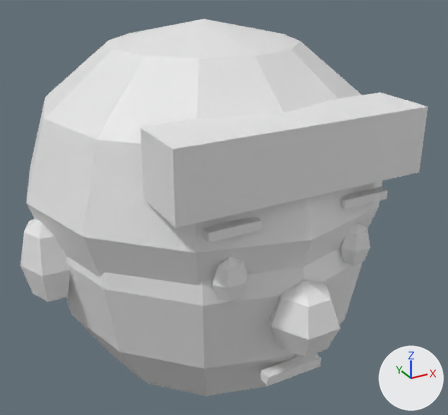
One commit to the OBJ model assets/models/citizens/head_0.obj: the scene before it, then after it.
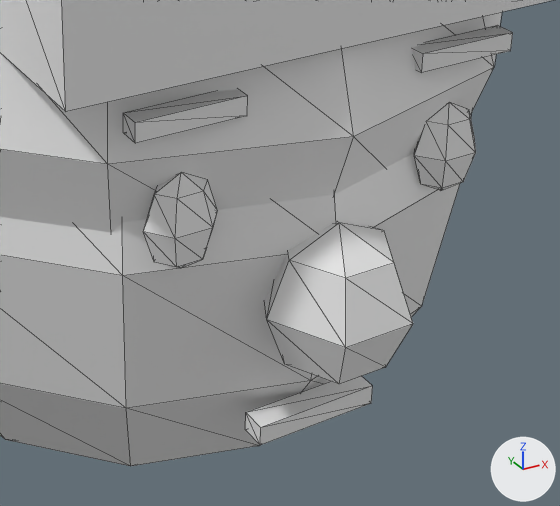
Each version is shown whole from a 50 mm lens placed at (-0.238, -0.462, 0.417), pointed at (0.011, -0.009, 0.191), then close up on the part from 32% to 91% of the width and 42% to 100% of the height. Arrows for +X, +Y and +Z are at lower right; the lights stay in place. The last two pictures show the newer version. The close-ups show mesh edges as thin lines. Where no turn or scale is listed for an object, it has been applied to the vertices. Vertices at exactly the same position are counted once.

Objects in the first close-up: 'head_0'.
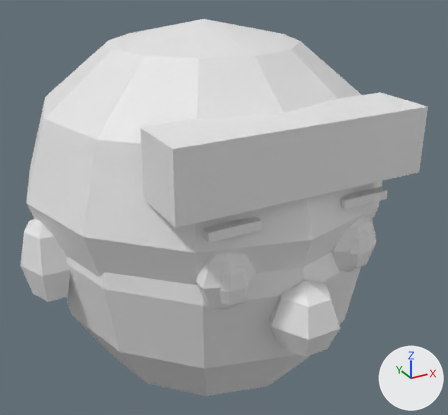
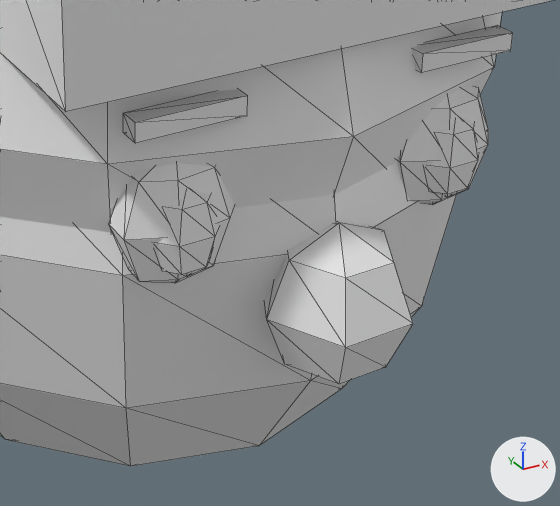
Edits to the bpy script that builds the scene:
```text
Change me_head_0:
    used by ob_head_0; location = (0.0, 0.0, 0.0)
    remove me_head_0.from_pydata(...)  # 280 vertices, 516 faces; spans x -0.17..0.17, y -0.176..0.165, z 0.015..0.355
    add me_head_0.from_pydata(...)  # 318 vertices, 588 faces; spans x -0.17..0.17, y -0.176..0.165, z 0.015..0.355
    me_head_0 part 1: a new loose piece, a UV sphere (7 segments, 4 rings, poles along z) spanning x -0.077..-0.031, y -0.147..-0.121, z 0.174..0.226
    me_head_0 part 2: a new loose piece, a UV sphere (6 segments, 4 rings, poles along z) spanning x -0.068..-0.042, y -0.149..-0.135, z 0.181..0.215
    me_head_0 part 3: a new loose piece, a UV sphere (7 segments, 4 rings, poles along z) spanning x 0.033..0.079, y -0.147..-0.121, z 0.174..0.226
    me_head_0 part 4: a new loose piece, a UV sphere (6 segments, 4 rings, poles along z) spanning x 0.042..0.068, y -0.149..-0.135, z 0.181..0.215
    me_head_0 part 5: the loose piece of 20 vertices spanning x -0.069..-0.041, y -0.147..-0.129, z 0.182..0.218 is deleted
    me_head_0 part 6: the loose piece of 20 vertices spanning x 0.041..0.069, y -0.147..-0.129, z 0.182..0.218 is deleted
    me_head_0 part 7: the loose piece of 8 vertices spanning x -0.025..0.025, y -0.144..-0.134, z 0.101..0.109 is deleted
```

Location of each change, (x1, y1, x2, y2) in pixels of the close-ups (560 x 506 px):
part 1 of me_head_0, added
    after: (109, 163, 235, 283)
part 2 of me_head_0, added
    after: (158, 190, 219, 277)
part 3 of me_head_0, added
    after: (397, 87, 488, 205)
part 4 of me_head_0, added
    after: (428, 118, 479, 198)
part 5 of me_head_0, deleted
    before: (143, 172, 218, 268)
part 6 of me_head_0, deleted
    before: (414, 102, 476, 190)
part 7 of me_head_0, deleted
    before: (245, 376, 373, 445)
